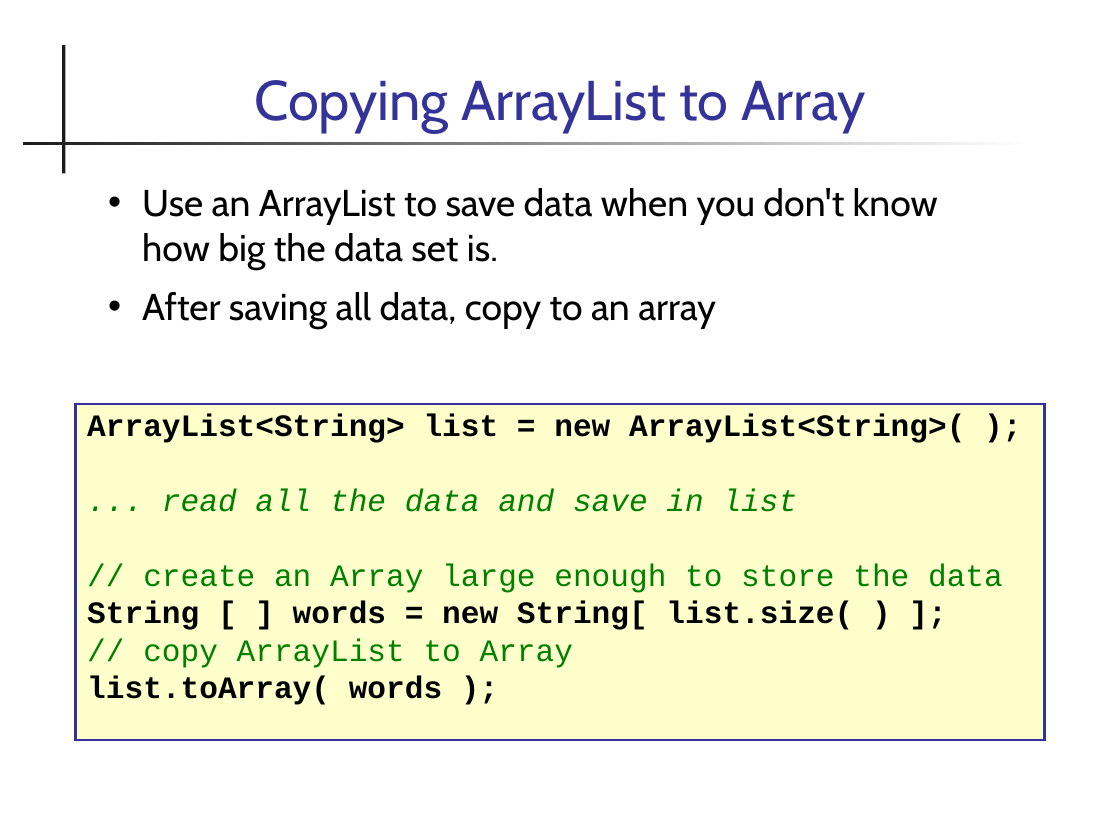
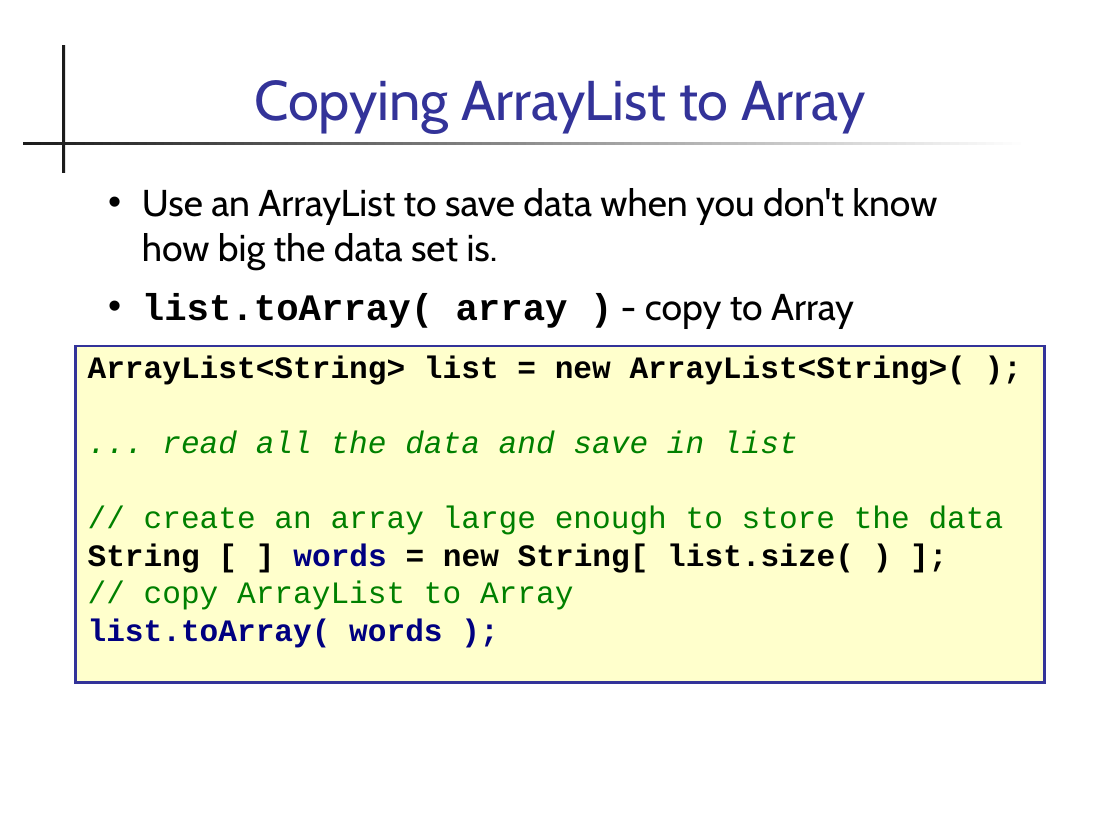
Before and after one commit to cpske/programming1, a slide deck: slide 13 of java-basics/20-ArrayList.ppt (slide 5 before the commit). Drawn at 1120x840 pixels with LibreOffice and Linux fonts; fonts in the diff are those of the drawing. Boxes give left, top, right and bottom in pixels: in the first picture for what was removed or moved away, otherwise in the second. Text is boxed around its words. In the diff, an @@ line names an element or a change of style, - is before the commit and + after.

Commit message:
update ArrayList slides

```diff
--- a/java-basics/20-ArrayList.ppt
+++ b/java-basics/20-ArrayList.ppt
@@ text at (142,293,854,328): text changed; font Cabin to Courier New; bold on @@
-• After saving all data, copy to an array
+• list.toArray( array ) - copy to Array
@@ text "ArrayList<String> list = new ArrayList<String>( ...": place and size @@
-text "ArrayList<String> list = new ArrayList<String>( ..." at (76,403,1045,739)
+text "ArrayList<String> list = new ArrayList<String>( ..." at (76,346,1045,682)
@@ text at (144,506,1004,535): text changed @@
-// create an Array large enough to store the data
+// create an array large enough to store the data
@@ text at (88,543,854,648): text colour #000000 to #000080 in "words", "list.toArray( words );" @@
```
Also in this commit, not shown: 5 other slides changed, 8 slides added, 1 slide removed, 2 other files.
